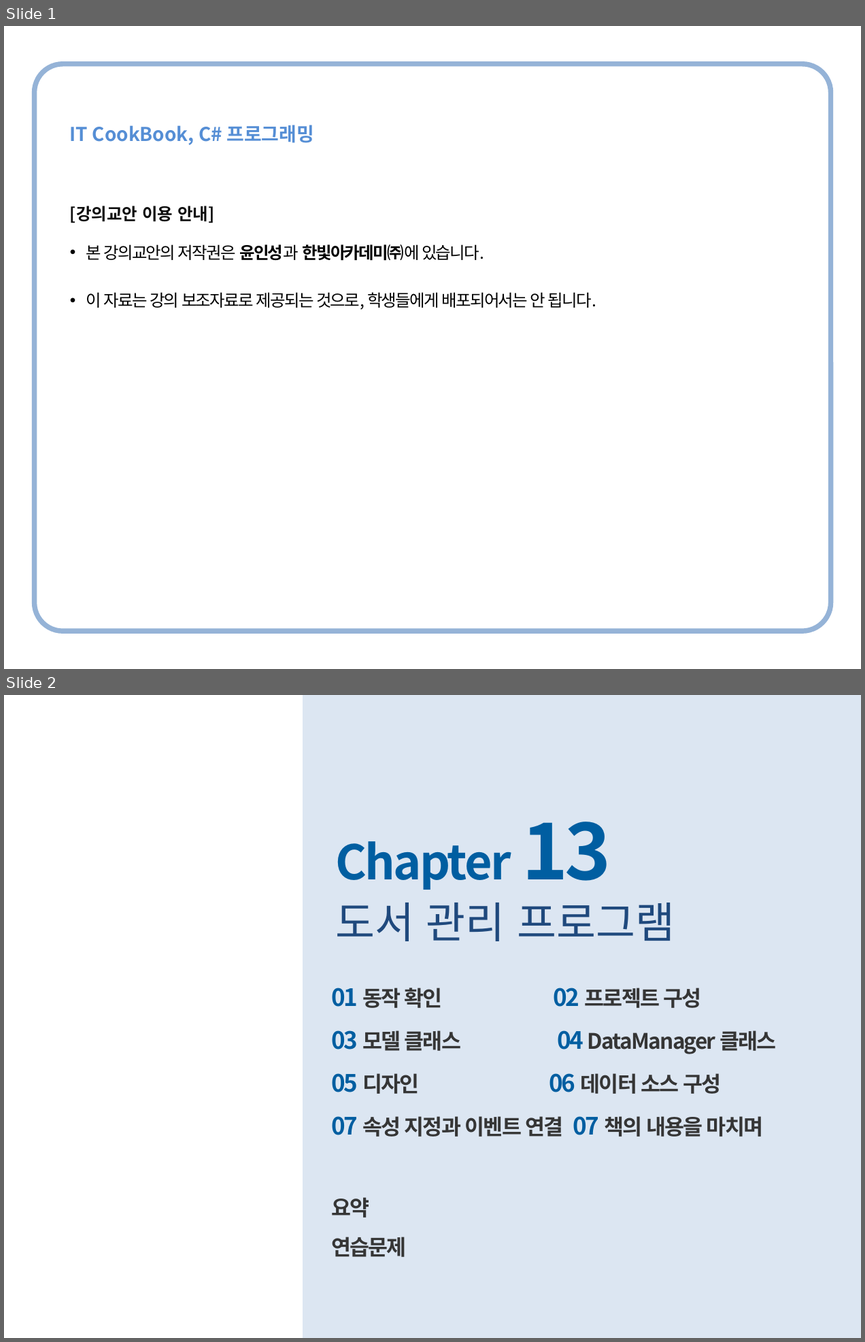
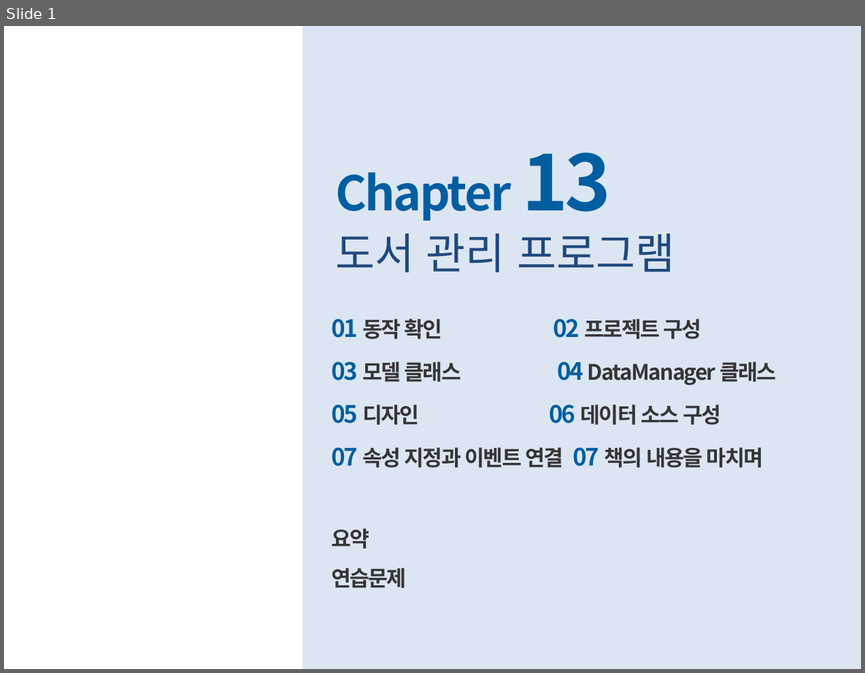
Before and after one commit to DongJoonLeeDJ/20220422_AI6, a slide deck: djlee/CSharp/ch13_도서 관리 프로그램.pptx. Shown one above the other, each under a label of ours: slides 1 and 2 before the commit, slide 1 after it. The pictures are 865x1342 and 865x673 pixels, drawn with LibreOffice and Linux fonts; fonts in the diff are those of the drawing; background and template pictures are left out. Boxes give left, top, right and bottom in pixels: in the first picture for what was removed or moved away, otherwise in the second. Text is boxed around its words. In the diff, an @@ line names an element or a change of style, - is before the commit and + after.

```diff
--- a/djlee/CSharp/ch13_도서 관리 프로그램.pptx
+++ b/djlee/CSharp/ch13_도서 관리 프로그램.pptx
@@ slide 1 removed at <box>4,26,861,669</box>, background #FFFFFF @@
@@ rounded rectangle removed at <box>34,63,830,630</box> @@
@@ text removed at <box>70,125,314,145</box> @@
-IT CookBook, C# 프로그래밍
@@ text removed at <box>70,206,596,310</box> @@
-[강의교안 이용 안내]
-• 본 강의교안의 저작권은 윤인성과 한빛아카데미㈜에 있습니다.
-• 이 자료는 강의 보조자료로 제공되는 것으로, 학생들에게 배포되어서는 안 됩니다.
@@ what was slide 2 is now slide 1 @@
```
